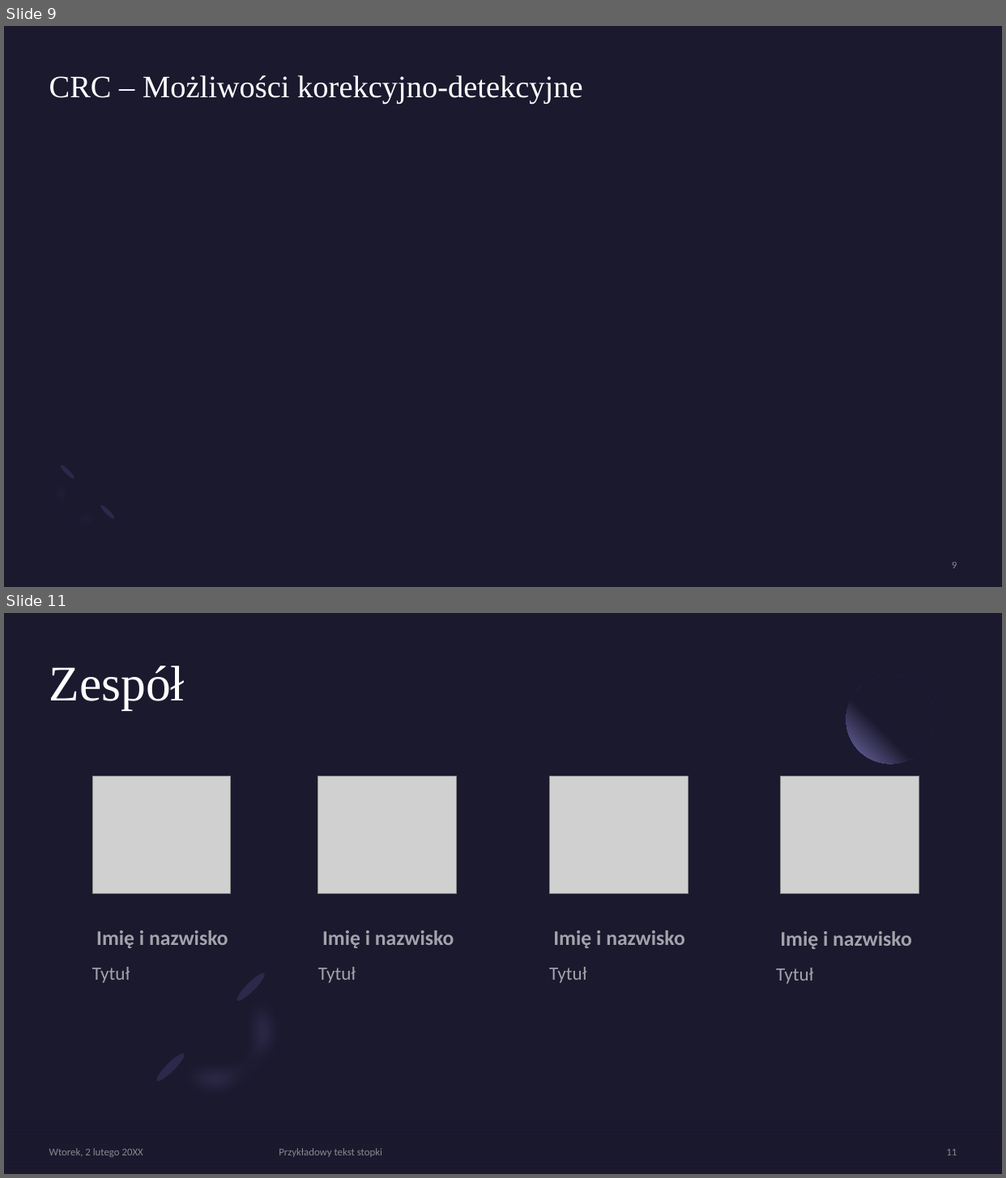
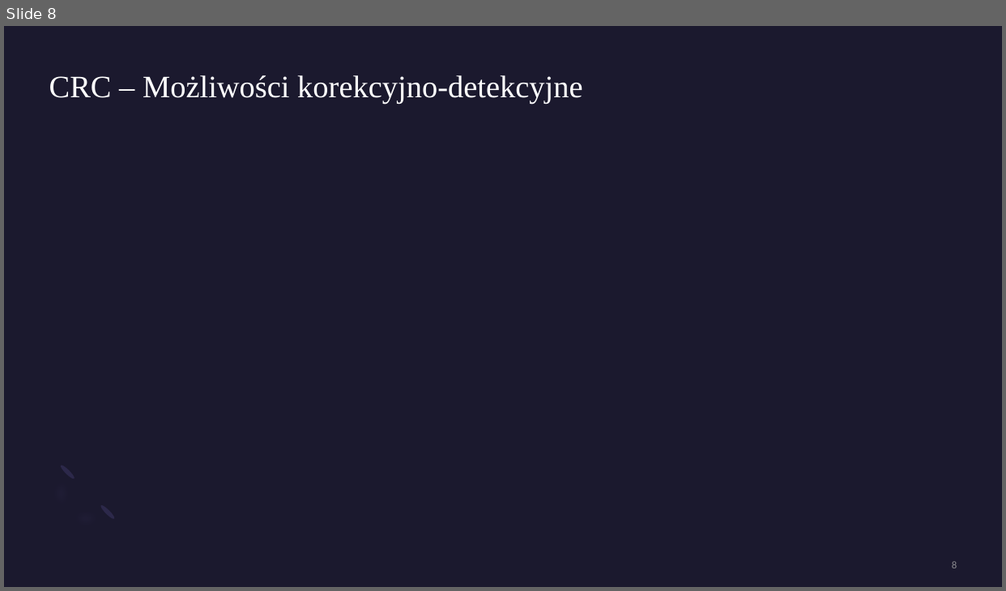
Before and after one commit to Kindly000/kik_project_CRC32, a slide deck: Implementacja kodu wielomianowego CRC-32 – IEEE 802-3.pptx. Shown one above the other, each under a label of ours: slides 9 and 11 before the commit, slide 8 after it; the slides between them are not shown. The pictures are 1006x1178 and 1006x591 pixels, drawn with LibreOffice and Linux fonts; fonts in the diff are those of the drawing; grey boxes stand for pictures. Boxes give left, top, right and bottom in pixels: in the first picture for what was removed or moved away, otherwise in the second. Text is boxed around its words. In the diff, an @@ line names an element or a change of style, - is before the commit and + after.

```diff
--- a/Implementacja kodu wielomianowego CRC-32 – IEEE 802-3.pptx
+++ b/Implementacja kodu wielomianowego CRC-32 – IEEE 802-3.pptx
@@ slide 11 removed at <box>4,613,1002,1174</box>, background #1B192E @@
@@ title removed at <box>49,666,184,710</box> @@
-Zespół
@@ ellipse removed at <box>846,675,935,764</box> @@
@@ picture removed at <box>92,776,231,894</box> @@
@@ picture removed at <box>318,776,457,894</box> @@
@@ picture removed at <box>550,776,688,894</box> @@
@@ picture removed at <box>780,776,918,894</box> @@
@@ text removed at <box>96,931,228,948</box> @@
-Imię i nazwisko
@@ text removed at <box>322,931,454,948</box> @@
-Imię i nazwisko
@@ text removed at <box>553,931,685,948</box> @@
-Imię i nazwisko
@@ text removed at <box>780,931,912,949</box> @@
-Imię i nazwisko
@@ text removed at <box>92,967,130,983</box> @@
-Tytuł
@@ text removed at <box>318,967,356,983</box> @@
-Tytuł
@@ text removed at <box>549,967,586,983</box> @@
-Tytuł
@@ text removed at <box>776,968,813,984</box> @@
-Tytuł
@@ group removed at <box>148,965,319,1135</box>: 2 freeform shapes, 2 ellipses @@
@@ rectangle removed at <box>4,1085,1002,1174</box> @@
@@ text removed at <box>49,1148,143,1157</box> @@
-Wtorek, 2 lutego 20XX
@@ text removed at <box>279,1148,382,1157</box> @@
-Przykładowy tekst stopki
@@ page number removed at <box>946,1149,957,1156</box> @@
-11
@@ what was slide 9 is now slide 8 @@
```
Also in this commit, not shown: 1 slide changed, 3 slides added, 5 other slides removed.
